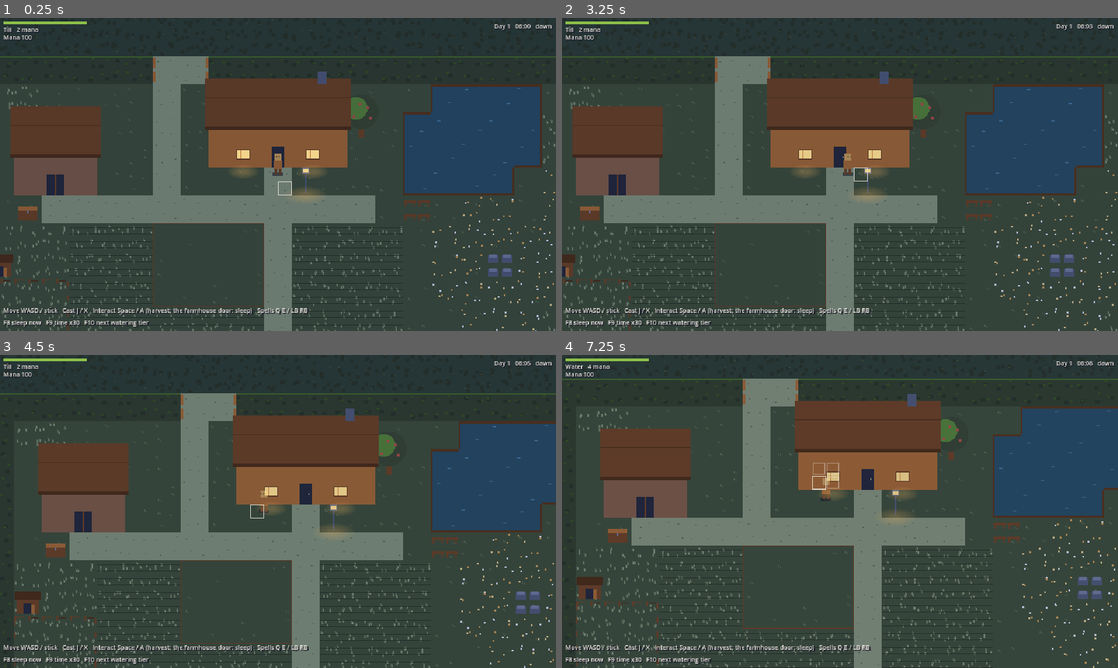
Above: before the commit, frames 1-4 (two rows, left to right).
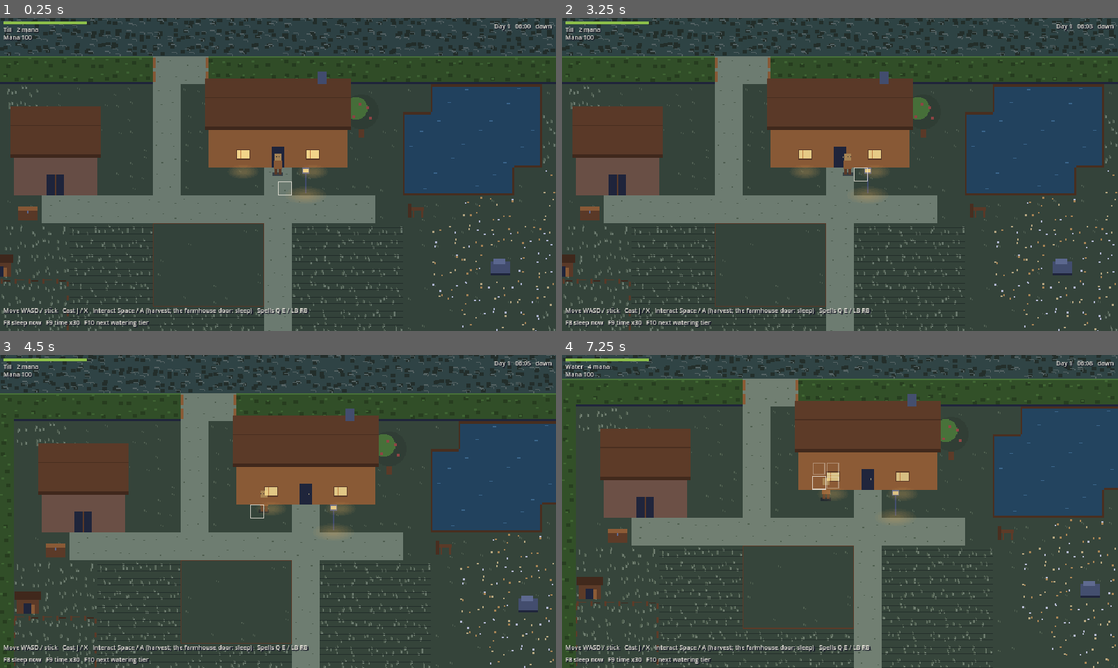
Above: after the commit, the same moments.

Repository: DarioRomano/Moelomol
Game: Godot game, scene res://scenes/farm/farm.tscn
The game is run twice, just before and just after one commit, with the same random seed, the same clock (stepped at 60 frames per second) and the same inputs. This scene is started directly instead of the project's main scene.
Inputs (mouse positions are in pixels of both pictures, inside the frame that each line leads up to):
- Up to frame 1 (0.25 s): no input
- Up to frame 2 (3.25 s): tap Enter at 0.5, 2 s; move the mouse to (962, 158) at 0.52 s; hold D (move_right) 0.53-1.25 s; hold K (attack_heavy) 0.53-1.25 s; click (962, 158) at 0.67 s; tap Space (dodge) at 1.25, 2.75 s; drag from (728, 190) to (812, 237) at 1.27 s; move the mouse to (895, 105) at 2.02 s; hold D (move_right) 2.03-2.75 s; hold F7 (dev_cycle_offhand_weapon) 2.03-2.75 s; drag from (812, 237) to (673, 127) at 2.77 s
- Up to frame 3 (4.5 s): tap Enter at 3.5 s; move the mouse to (444, 558) at 3.52 s; hold A (move_left) 3.53-4.25 s; hold F6 (dev_toggle_creatures_passive) 3.53-4.25 s; drag from (111, 464) to (194, 433) at 4.27 s
- Up to frame 4 (7.25 s): tap Space (dodge) at 5 s; move the mouse to (867, 511) at 5.02 s; hold S (move_down) 5.03-5.75 s; tap E (farm_tool_next) at 5.1 s; click (867, 511) at 5.17 s; drag from (756, 433) to (728, 527) at 5.77 s; move the mouse to (962, 495) at 6.52 s; hold W (move_up) from 6.53 s (still down); hold F (interact) from 6.53 s (still down)

The runs differ from the first frame. In frame 1, 1.3% of the frame differs, in the area x 0-100%, y 0-83%; in frame 2, 1.3%; in frame 3, 1.3%, in the area x 0-100%, y 0-100%; in frame 4, 1.0%.

Commit message:
Farm: hedge, thicket and woods told apart; bench and rock drawn once; dusk review scene
Co-Authored-By: Claude Opus 5.5 <noreply@anthropic.com>
Claude-Session: https://claude.ai/code/session_01Rf6x5d4AucXKRgWcVrgSSk

Diff:
--- /dev/null
+++ b/scenes/showcase/farm_dusk.gd
@@ -0,0 +1,23 @@
+extends "res://scenes/farm/farm.gd"
+## For review renders: the farm at 19:00 (the lights coming on), with the
+## first field part sown and watered, seen from the south gate: the lane
+## going down through the woods to Millbrook.
+
+
+func _ready() -> void:
+	sim.clock.total_minutes += 13.0 * 60.0  # 19:00
+	var field: Array[Vector2i] = sim.map.cells_of("T")
+	for i: int in range(field.size()):
+		var cell: Vector2i = field[i]
+		if i % 8 < 5:
+			sim.plot.till(cell)
+		if i % 8 < 3:
+			sim.plot.plant(cell, &"radish" if i % 2 == 0 else &"catmint")
+			for d: int in range(i % 4):
+				sim.plot.water(cell)
+				sim.plot.new_day()
+		if i % 3 == 0:
+			sim.plot.water(cell)
+	sim.place_player(sim.gate_position + Vector2(0, -40), Vector2.UP)
+	super()
+	set_physics_process(false)
--- /dev/null
+++ b/scenes/showcase/farm_dusk.tscn
@@ -0,0 +1,6 @@
+[gd_scene load_steps=2 format=3]
+
+[ext_resource type="Script" path="res://scenes/showcase/farm_dusk.gd" id="1_dusk"]
+
+[node name="FarmDusk" type="Node2D"]
+script = ExtResource("1_dusk")
--- a/src/farm/farm_drawer.gd
+++ b/src/farm/farm_drawer.gd
@@ -79,7 +79,7 @@
 	_things.clear()
 	_things_map = map
 	var kinds: Dictionary = {"HD": &"house", "Bb": &"workshop", "C": &"coop", "s": &"chest", "L": &"lamp",
-		"A": &"apple_tree", "m": &"mailbox"}
+		"A": &"apple_tree", "m": &"mailbox", "n": &"bench", "o": &"rock"}
 	for chars: String in kinds:
 		var cells: Rect2i = map.bounds_of(chars[0])
 		for i: int in range(1, chars.length()):
@@ -126,6 +126,16 @@
 			canvas.draw_circle(base + Vector2(-6, -34), 13.0, _c(Palette.CROPS[0]))
 			for p: Vector2 in [Vector2(-10, -26), Vector2(6, -36), Vector2(9, -24), Vector2(-3, -40)]:
 				canvas.draw_rect(Rect2(base + p, Vector2(3, 3)), _c(Palette.DANGER[1]))
+		&"bench":
+			# Facing west, into the sunset (base.md).
+			canvas.draw_rect(Rect2(rect.position + Vector2(6, 10), Vector2(4, 16)), _c(Palette.WARMTH[0].darkened(0.2)))
+			canvas.draw_rect(Rect2(rect.position + Vector2(10, 14), Vector2(14, 4)), _c(Palette.WARMTH[0]))
+			canvas.draw_rect(Rect2(rect.position + Vector2(11, 18), Vector2(2, 8)), _c(Palette.WARMTH[0]))
+			canvas.draw_rect(Rect2(rect.position + Vector2(21, 18), Vector2(2, 8)), _c(Palette.WARMTH[0]))
+		&"rock":
+			canvas.draw_rect(Rect2(rect.position + Vector2(5, 12), Vector2(22, 16)), _c(Palette.STONE[0]))
+			canvas.draw_rect(Rect2(rect.position + Vector2(8, 9), Vector2(14, 6)), _c(Palette.STONE[1]))
+			canvas.draw_rect(Rect2(rect.position + Vector2(5, 26), Vector2(22, 2)), _c(Palette.SHADOW[1]))
 		&"mailbox":
 			canvas.draw_rect(Rect2(rect.position + Vector2(15, 14), Vector2(2, 16)), _c(Palette.WARMTH[0]))
 			canvas.draw_rect(Rect2(rect.position + Vector2(10, 8), Vector2(12, 7)), _c(Palette.STONE[0]))
--- a/src/farm/farm_ground.gd
+++ b/src/farm/farm_ground.gd
@@ -77,15 +77,6 @@
 			for i: int in range(2):
 				var k: int = (h >> (i * 4)) & 0xff
 				_px(img, cell, 2 + k % 12, 2 + (k / 12) % 12, 2, 2, flowers[(k + i) % flowers.size()])
-		"o":
-			_grass(img, cell, h)
-			_px(img, cell, 2, 5, 12, 9, Palette.STONE[0])
-			_px(img, cell, 3, 4, 9, 4, Palette.STONE[1])
-		"n":
-			_grass(img, cell, h)
-			_px(img, cell, 1, 6, 14, 3, Palette.WARMTH[0])  # the seat
-			_px(img, cell, 2, 9, 2, 4, Palette.WARMTH[0])
-			_px(img, cell, 12, 9, 2, 4, Palette.WARMTH[0])
 		_:
 			# Grass, and the ground under buildings and things (drawn over
 			# by FarmDrawer).
@@ -122,32 +113,43 @@
 		_px(img, cell, TILE - 1, 0, 1, TILE, edge)
 
 
-## The woods round the farm: dark crowns crowding each other.
+## The woods round the farm: the darkest ground, crowns in shadow.
 static func _woods(img: Image, cell: Vector2i, h: int) -> void:
-	_px(img, cell, 0, 0, TILE, TILE, Palette.WILD[0])
-	var dark: Color = Palette.SHADOW[1]
-	_px(img, cell, 2 + h % 6, 2 + (h / 6) % 6, 7, 5, dark)
-	_px(img, cell, 3 + h % 6, 1 + (h / 6) % 6, 5, 2, Palette.WILD[1].darkened(0.25))
+	_px(img, cell, 0, 0, TILE, TILE, Palette.SHADOW[1].lerp(Palette.WILD[0], 0.5))
+	# Crowns of different sizes, spilling over the tile's edge (clipped), so
+	# no grid shows.
+	var size: Vector2i = Vector2i(9 + h % 7, 7 + (h / 7) % 5)
+	var at: Vector2i = Vector2i(-3 + (h / 35) % 10, -2 + (h / 350) % 9)
+	_px(img, cell, maxi(at.x, 0), maxi(at.y + 2, 0), size.x, size.y, Palette.SHADOW[0])
+	_px(img, cell, maxi(at.x + 1, 0), maxi(at.y, 0), size.x - 2, 3, Palette.WILD[0])
 
 
-## Thicket: bramble and young trees, a dull cool green.
+## Thicket: bramble and young trees, a dull cool green, tangled with pale
+## dead canes (lighter than the woods, darker than anything tended).
 static func _thicket(img: Image, cell: Vector2i, h: int) -> void:
-	var cool: Color = Palette.WILD[1].lerp(Palette.WATER[0], 0.25).darkened(0.2)
+	var cool: Color = Palette.WILD[1].lerp(Palette.WATER[0], 0.3)
 	_px(img, cell, 0, 0, TILE, TILE, cool)
 	for i: int in range(3):
 		var k: int = (h >> (i * 4)) & 0xff
-		_px(img, cell, k % 12, (k / 12) % 12, 4, 4, Palette.WILD[0])
-	var k2: int = (h >> 13) & 0xff
-	_px(img, cell, 2 + k2 % 11, 2 + (k2 / 11) % 11, 2, 1, Palette.WILD[2].darkened(0.3))  # a bramble cane
+		_px(img, cell, k % 12, (k / 12) % 12, 5, 4, Palette.WILD[0])
+	for i: int in range(2):
+		var k2: int = (h >> (11 + i * 5)) & 0xff
+		var at: Vector2i = Vector2i(1 + k2 % 10, 2 + (k2 / 10) % 12)
+		# A bramble cane, arching.
+		_px(img, cell, at.x, at.y, 5, 1, Palette.WILD[2].lerp(Palette.STONE[1], 0.3))
+		_px(img, cell, at.x + 5, at.y + 1, 1, 2, Palette.WILD[2].lerp(Palette.STONE[1], 0.3))
 
 
-## The hedge round the homestead: dense leaves, lit along the top.
+## The hedge round the homestead: kept, a warmer green than the thicket
+## beyond it, lit along the top and shadowed along its foot.
 static func _hedge(img: Image, map: FarmMap, cell: Vector2i, h: int) -> void:
-	_px(img, cell, 0, 0, TILE, TILE, Palette.WILD[0].lerp(Palette.WILD[1], 0.4))
-	_px(img, cell, h % 10, 3 + (h / 10) % 8, 5, 4, Palette.WILD[0])
-	_px(img, cell, (h / 7) % 11, (h / 77) % 10, 3, 2, Palette.CROPS[0].darkened(0.35))
+	_px(img, cell, 0, 0, TILE, TILE, Palette.CROPS[0].darkened(0.3))
+	_px(img, cell, h % 10, 3 + (h / 10) % 8, 5, 4, Palette.CROPS[0].darkened(0.45))
+	_px(img, cell, (h / 7) % 11, (h / 77) % 10, 3, 2, Palette.CROPS[0].darkened(0.1))
 	if map.char_at(cell + Vector2i.UP) != "#":
-		_px(img, cell, 0, 0, TILE, 2, Palette.CROPS[0].darkened(0.2))
+		_px(img, cell, 0, 0, TILE, 2, Palette.CROPS[0])
+	if map.char_at(cell + Vector2i.DOWN) != "#":
+		_px(img, cell, 0, TILE - 2, TILE, 2, Palette.SHADOW[1])
 
 
 ## A gate in the hedge: a post where it meets the hedge.
Not shown, added: scenes/showcase/farm_dusk.gd.uid
Not shown, changed: tools/render-showcase.sh
